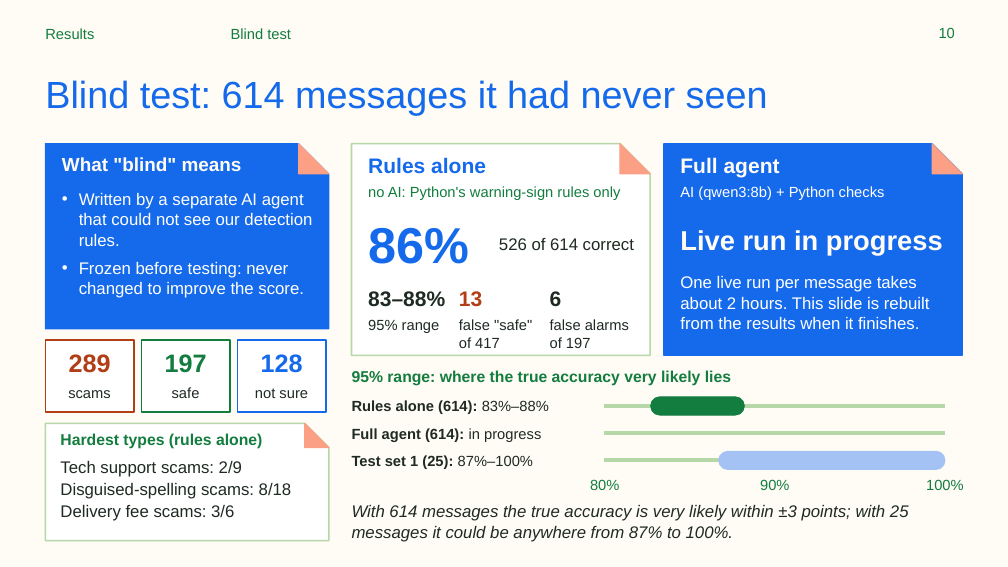
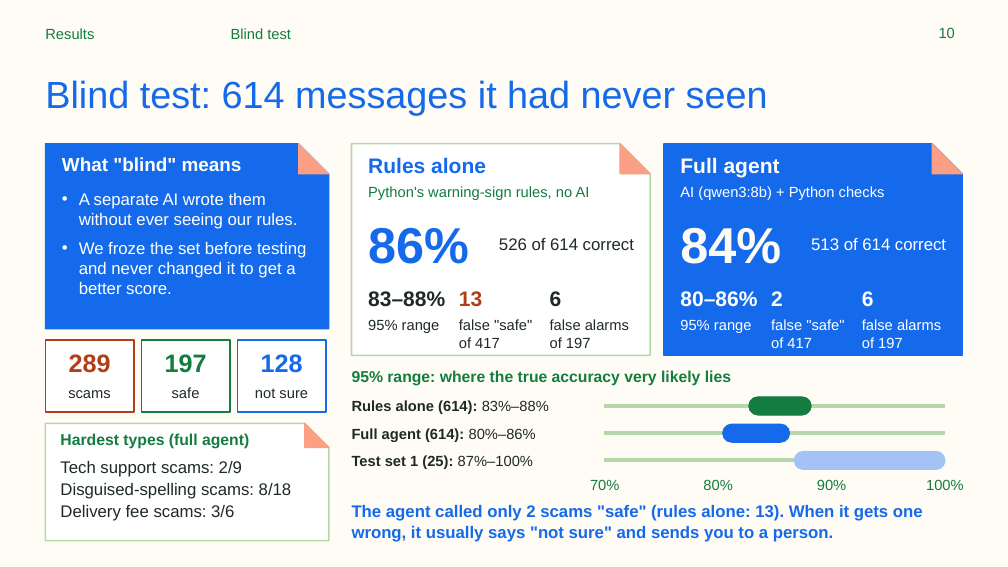
Before and after one commit to ARUNAS95/ScamShield, a slide deck: slide 10 of docs/ScamShield_Presentation.pptx. Drawn at 1008x567 pixels with LibreOffice and Linux fonts; fonts in the diff are those of the drawing. Boxes give left, top, right and bottom in pixels: in the first picture for what was removed or moved away, otherwise in the second. Text is boxed around its words. In the diff, an @@ line names an element or a change of style, - is before the commit and + after.

Commit message:
Report the blind-test results in the README, slides and document, with plainer wording

```diff
--- a/docs/ScamShield_Presentation.pptx
+++ b/docs/ScamShield_Presentation.pptx
@@ text at bbox=[79, 193, 306, 294]: text changed @@
-• Written by a separate AI agent that could not see our detection rules.
-• Frozen before testing: never changed to improve the score.
+• A separate AI wrote them without ever seeing our rules.
+• We froze the set before testing and never changed it to get a better score.
@@ text at bbox=[368, 186, 590, 200]: text changed @@
-no AI: Python's warning-sign rules only
+Python's warning-sign rules, no AI
@@ text at bbox=[680, 228, 781, 264]: text changed; size 26 to 48 pt @@
-Live run in progress
+84%
@@ text "84%" at bbox=[680, 228, 781, 264]: vertical alignment top to middle @@
@@ text added at bbox=[811, 238, 946, 250], 16 pt, text #FFFFFF @@
+513 of 614 correct
@@ text removed at bbox=[680, 276, 930, 329] @@
-One live run per message takes about 2 hours. This slide is rebuilt from the results when it finishes.
@@ text added at bbox=[680, 291, 757, 307], 20 pt, text #FFFFFF, bold @@
+80–86%
@@ text added at bbox=[771, 291, 783, 306], 20 pt, text #FFFCF5, bold @@
+2
@@ text added at bbox=[862, 291, 874, 306], 20 pt, text #FFFFFF, bold @@
+6
@@ text added at bbox=[680, 319, 752, 333], 14 pt, text #FFFFFF @@
+95% range
@@ text added at bbox=[771, 319, 844, 348], 14 pt, text #FFFFFF @@
+false "safe" of 417
@@ text added at bbox=[862, 319, 941, 348], 14 pt, text #FFFFFF @@
+false alarms of 197
@@ rounded rectangle: place and size @@
-rounded rectangle at bbox=[651, 397, 745, 415]
+rounded rectangle at bbox=[749, 397, 811, 415]
@@ text at bbox=[60, 433, 249, 449]: text changed @@
-Hardest types (rules alone)
+Hardest types (full agent)
@@ text at bbox=[352, 428, 536, 442]: text changed @@
-Full agent (614): in progress
+Full agent (614): 80%–86%
@@ rounded rectangle added at bbox=[723, 424, 790, 442], fill #146AEB, outline #146AEB 1 pt @@
@@ text added at bbox=[590, 479, 619, 490], 14 pt, text #137C3F @@
+70%
@@ text "80%": place and size @@
-text "80%" at bbox=[590, 479, 619, 490]
+text "80%" at bbox=[703, 479, 732, 490]
@@ rounded rectangle: place and size @@
-rounded rectangle at bbox=[719, 451, 945, 470]
+rounded rectangle at bbox=[795, 451, 946, 470]
@@ text "90%": place and size @@
-text "90%" at bbox=[760, 479, 789, 490]
+text "90%" at bbox=[817, 479, 846, 490]
@@ text at bbox=[352, 505, 923, 542]: text changed; text colour #1E2A22 to #146AEB; bold on; italic off @@
-With 614 messages the true accuracy is very likely within ±3 points; with 25 messages it could be anywhere from 87% to 100%.
+The agent called only 2 scams "safe" (rules alone: 13). When it gets one wrong, it usually says "not sure" and sends you to a person.
```
Also in this commit, not shown: 1 other slide changed, 5 other files.
